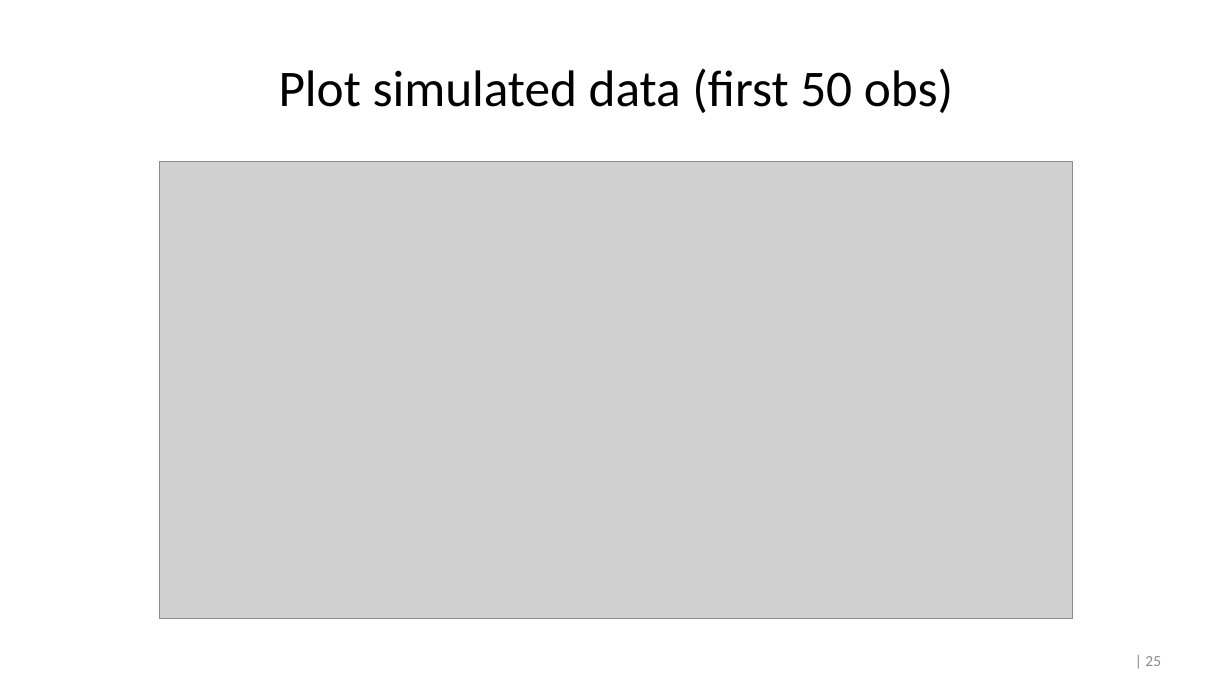
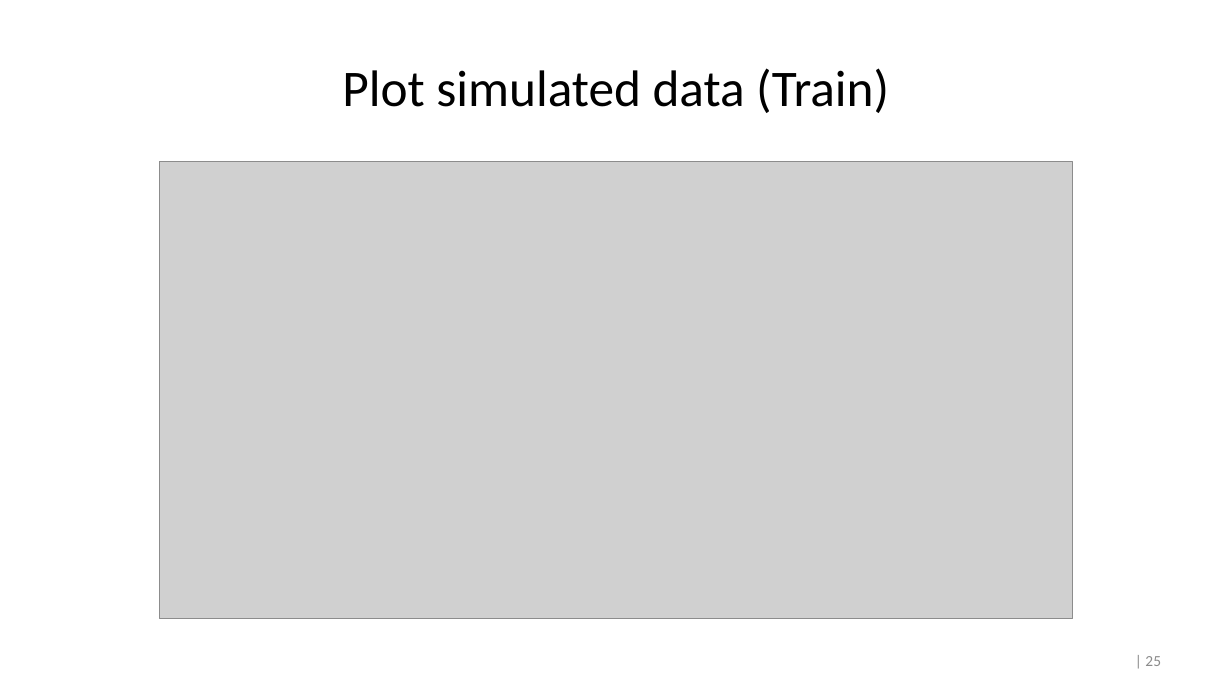
Before and after one commit to crossxwill/Northwestern_MSIA_2022, a slide deck: slide 25 of time_series_regression.pptx. Drawn at 1232x693 pixels with LibreOffice and Linux fonts; fonts in the diff are those of the drawing; grey boxes stand for pictures. Boxes give left, top, right and bottom in pixels: in the first picture for what was removed or moved away, otherwise in the second. Text is boxed around its words. In the diff, an @@ line names an element or a change of style, - is before the commit and + after.

```diff
--- a/time_series_regression.pptx
+++ b/time_series_regression.pptx
@@ title at (342, 68, 889, 113): text changed @@
-Plot simulated data (first 50 obs)
+Plot simulated data (Train)
```
Also in this commit, not shown: 1 other slide changed, 1 slide added, 1 other file.
